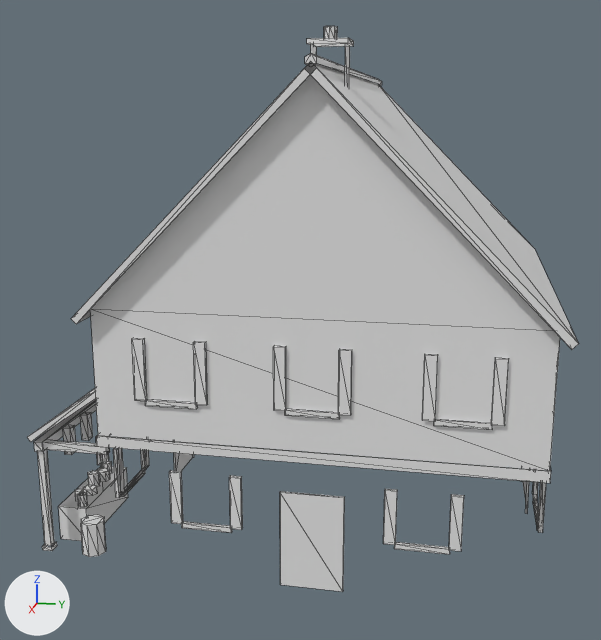
Renders of the FBX model unity/Assets/EdS/Modeles/Batiments/maison4/epicerie_vallons.fbx from each side of a commit.
Camera for both pictures: a 50 mm camera at (21.12, 2.9, 9.81) aimed at (0.37, -1.25, 4.62). Lighting does not change. The marker at lower left points along +X, +Y and +Z. The picture after the commit comes second. Mesh edges are drawn as thin lines. Where no turn or scale is listed for an object, it has been applied to the vertices. Vertices at exactly the same position are counted once.

In view in the first picture: 'epicerie_vallons'.
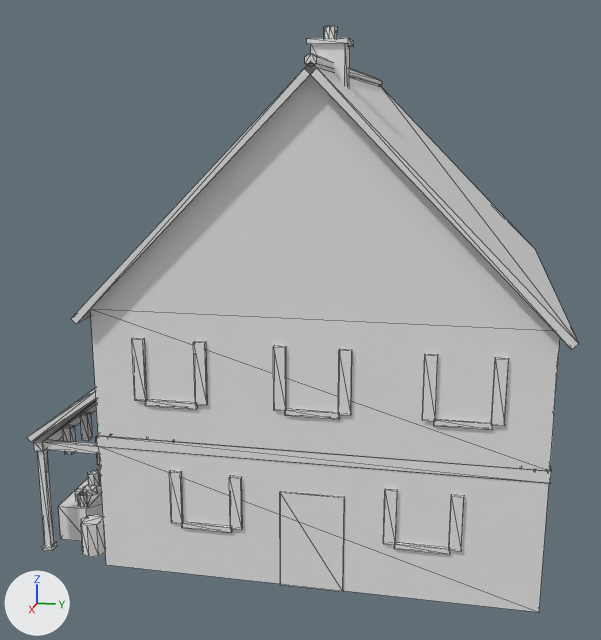
What differs and where, as boxes [x1, y1, x2, y2] in the pictures (601 x 640 px):
'epicerie_vallons', reshaped: before [27, 26, 579, 592]; after [27, 26, 579, 612]
part 1 of me_epicerie_vallons, built on: before [91, 74, 560, 470]; after [43, 43, 550, 612]

The change, as a diff of the scene's bpy script:
```diff
--- a/unity/Assets/EdS/Modeles/Batiments/maison4/epicerie_vallons.fbx.py
+++ b/unity/Assets/EdS/Modeles/Batiments/maison4/epicerie_vallons.fbx.py
@@ me_epicerie_vallons @@
 # used by ob_epicerie_vallons; location = (0.0, 0.0, 0.0)
-me_epicerie_vallons.from_pydata(...)  # 1066 vertices, 1319 faces; spans x -5.7..5.7, y -6.74..5.0, z 0.0..11.55
+me_epicerie_vallons.from_pydata(...)  # 1070 vertices, 1359 faces; spans x -5.7..5.7, y -6.74..5.0, z 0.0..11.55
+# me_epicerie_vallons part 1
+# 5 faces are deleted
+# 4 vertices are added at (5.4, -4.7, 0.0), (5.4, -4.7, 2.85), (5.4, 4.7, 0.0), (5.4, 4.7, 2.85)
+# 45 new faces join them
 me_epicerie_vallons.materials.append(mat_epicerie_vallons)
```
